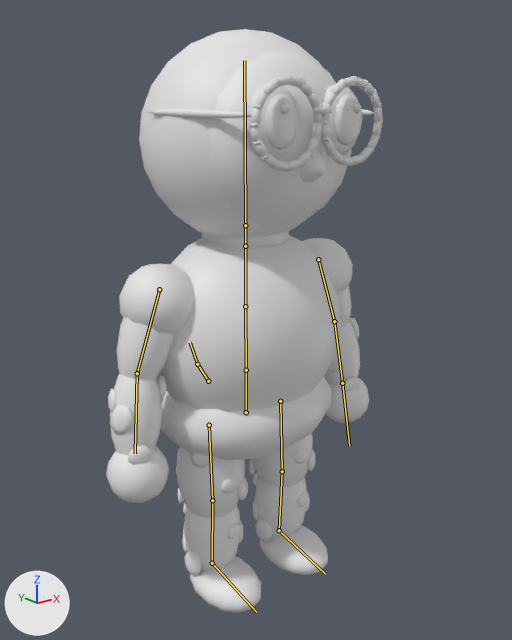
The FBX model Assets/Art/Characters/animal_snowyowl.fbx: old version first, new version second.
Camera for both pictures: a camera (50 mm lens) standing at (-1.136, -1.463, 1.371) and looking at (-0.024, -0.074, 0.815). Every picture has the same lights, and +X, +Y and +Z are marked at lower left. The picture after the commit comes second. The bones that change, and the others that lie on the model, are drawn over the model as lines.

The first picture shows 'snowyowl_Body'.
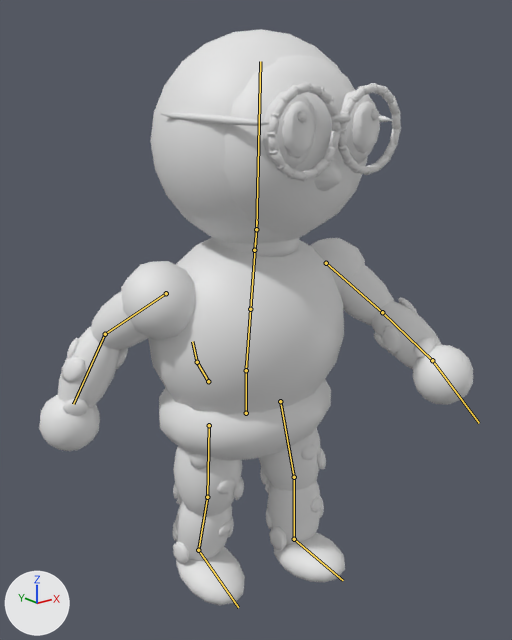
The newer file adds an action. The first version stands in its rest pose; the second is drawn at frame 6 of the action 'Rig|ServeHold'.

Boxes (x1, y1, x2, y2) around the edits, measured in the pictures (512 x 640 px):
'snowyowl_Body', posed (56% wider)
    before: (106, 29, 383, 613)
    after: (39, 29, 473, 605)
bone 'Spine', root to tip
    before: (246, 370) to (245, 306)
    after: (246, 370) to (250, 309)
bone 'Head', root to tip
    before: (245, 225) to (244, 60)
    after: (256, 229) to (260, 61)
bone 'UpperArm.L', root to tip
    before: (318, 259) to (334, 321)
    after: (326, 263) to (382, 312)
bone 'LowerArm.L', root to tip
    before: (334, 321) to (342, 383)
    after: (382, 312) to (432, 360)
bone 'Hand.L', root to tip
    before: (342, 383) to (349, 446)
    after: (432, 360) to (479, 423)
bone 'UpperArm.R', root to tip
    before: (159, 289) to (137, 373)
    after: (166, 293) to (105, 334)
bone 'LowerArm.R', root to tip
    before: (137, 373) to (135, 453)
    after: (105, 334) to (73, 404)
bone 'Tail1', root to tip
    before: (208, 381) to (197, 364)
    after: (208, 381) to (197, 362)
bone 'Tail2', root to tip
    before: (197, 364) to (190, 342)
    after: (197, 362) to (192, 341)
bone 'UpperLeg.L', root to tip
    before: (280, 401) to (282, 471)
    after: (280, 401) to (294, 477)
bone 'LowerLeg.L', root to tip
    before: (282, 471) to (279, 530)
    after: (294, 477) to (294, 539)
bone 'UpperLeg.R', root to tip
    before: (209, 425) to (212, 500)
    after: (209, 425) to (207, 497)
bone 'LowerLeg.R', root to tip
    before: (212, 500) to (212, 563)
    after: (207, 497) to (198, 550)

Patch to the scene script:
```diff
--- a/Assets/Art/Characters/animal_snowyowl.fbx.py
+++ b/Assets/Art/Characters/animal_snowyowl.fbx.py
@@ bone_spine @@
 bone_spine = bpy.data.objects['Rig'].pose.bones['Spine']  # child of 'Hips'
-bone_spine.rotation_quaternion = (1.0, 0.0, 0.0, 0.0)  # degrees (0, 0, 0)
+bone_spine.rotation_quaternion = (0.998, 0.055, 0.0, 0.0)  # degrees (6, 0, 0)
@@ bone_head @@
 bone_head = bpy.data.objects['Rig'].pose.bones['Head']  # child of 'Neck'
-bone_head.rotation_quaternion = (1.0, 0.0, 0.0, 0.0)  # degrees (0, 0, 0)
+bone_head.rotation_quaternion = (0.999, -0.038, 0.0, 0.0)  # degrees (-4, 0, 0)
@@ bone_upperarm_l @@
 bone_upperarm_l = bpy.data.objects['Rig'].pose.bones['UpperArm.L']  # child of 'Chest'
-bone_upperarm_l.rotation_quaternion = (1.0, 0.0, 0.0, 0.0)  # degrees (0, 0, 0)
+bone_upperarm_l.rotation_quaternion = (0.878, 0.467, 0.049, 0.092)  # degrees (56, 0, 12)
@@ bone_lowerarm_l @@
 bone_lowerarm_l = bpy.data.objects['Rig'].pose.bones['LowerArm.L']  # child of 'UpperArm.L'
-bone_lowerarm_l.rotation_quaternion = (1.0, 0.0, 0.0, 0.0)  # degrees (0, 0, 0)
+bone_lowerarm_l.rotation_quaternion = (0.993, 0.122, 0.0, 0.0)  # degrees (14, 0, 0)
@@ bone_hand_l @@
 bone_hand_l = bpy.data.objects['Rig'].pose.bones['Hand.L']  # child of 'LowerArm.L'
-bone_hand_l.rotation_quaternion = (1.0, 0.0, 0.0, 0.0)  # degrees (0, 0, 0)
+bone_hand_l.rotation_quaternion = (0.996, -0.087, 0.0, 0.0)  # degrees (-10, 0, 0)
@@ bone_upperarm_r @@
 bone_upperarm_r = bpy.data.objects['Rig'].pose.bones['UpperArm.R']  # child of 'Chest'
-bone_upperarm_r.rotation_quaternion = (1.0, 0.0, 0.0, 0.0)  # degrees (0, 0, 0)
+bone_upperarm_r.rotation_quaternion = (0.936, -0.331, 0.041, -0.115)  # degrees (-39, 0, -14)
@@ bone_lowerarm_r @@
 bone_lowerarm_r = bpy.data.objects['Rig'].pose.bones['LowerArm.R']  # child of 'UpperArm.R'
-bone_lowerarm_r.rotation_quaternion = (1.0, 0.0, 0.0, 0.0)  # degrees (0, 0, 0)
+bone_lowerarm_r.rotation_quaternion = (0.969, 0.247, 0.0, 0.0)  # degrees (29, 0, 0)
@@ bone_tail1 @@
 bone_tail1 = bpy.data.objects['Rig'].pose.bones['Tail1']  # child of 'Hips'
-bone_tail1.rotation_quaternion = (1.0, 0.0, 0.0, 0.0)  # degrees (0, 0, 0)
+bone_tail1.rotation_quaternion = (0.988, 0.14, 0.01, 0.071)  # degrees (16, 0, 8)
@@ bone_tail2 @@
 bone_tail2 = bpy.data.objects['Rig'].pose.bones['Tail2']  # child of 'Tail1'
-bone_tail2.rotation_quaternion = (1.0, 0.0, 0.0, 0.0)  # degrees (0, 0, 0)
+bone_tail2.rotation_quaternion = (0.995, 0.092, 0.004, 0.048)  # degrees (11, 0, 6)
@@ bone_upperleg_l @@
 bone_upperleg_l = bpy.data.objects['Rig'].pose.bones['UpperLeg.L']  # child of 'Hips'
-bone_upperleg_l.rotation_quaternion = (1.0, 0.0, 0.0, 0.0)  # degrees (0, 0, 0)
+bone_upperleg_l.rotation_quaternion = (0.993, 0.122, 0.0, 0.0)  # degrees (14, 0, 0)
@@ bone_lowerleg_l @@
 bone_lowerleg_l = bpy.data.objects['Rig'].pose.bones['LowerLeg.L']  # child of 'UpperLeg.L'
-bone_lowerleg_l.rotation_quaternion = (1.0, 0.0, 0.0, 0.0)  # degrees (0, 0, 0)
+bone_lowerleg_l.rotation_quaternion = (0.996, -0.09, 0.0, 0.0)  # degrees (-10, 0, 0)
@@ bone_upperleg_r @@
 bone_upperleg_r = bpy.data.objects['Rig'].pose.bones['UpperLeg.R']  # child of 'Hips'
-bone_upperleg_r.rotation_quaternion = (1.0, 0.0, 0.0, 0.0)  # degrees (0, 0, 0)
+bone_upperleg_r.rotation_quaternion = (0.999, -0.052, 0.0, 0.0)  # degrees (-6, 0, 0)
@@ bone_lowerleg_r @@
 bone_lowerleg_r = bpy.data.objects['Rig'].pose.bones['LowerLeg.R']  # child of 'UpperLeg.R'
-bone_lowerleg_r.rotation_quaternion = (1.0, 0.0, 0.0, 0.0)  # degrees (0, 0, 0)
+bone_lowerleg_r.rotation_quaternion = (0.998, -0.055, 0.0, 0.0)  # degrees (-6, 0, 0)
```
